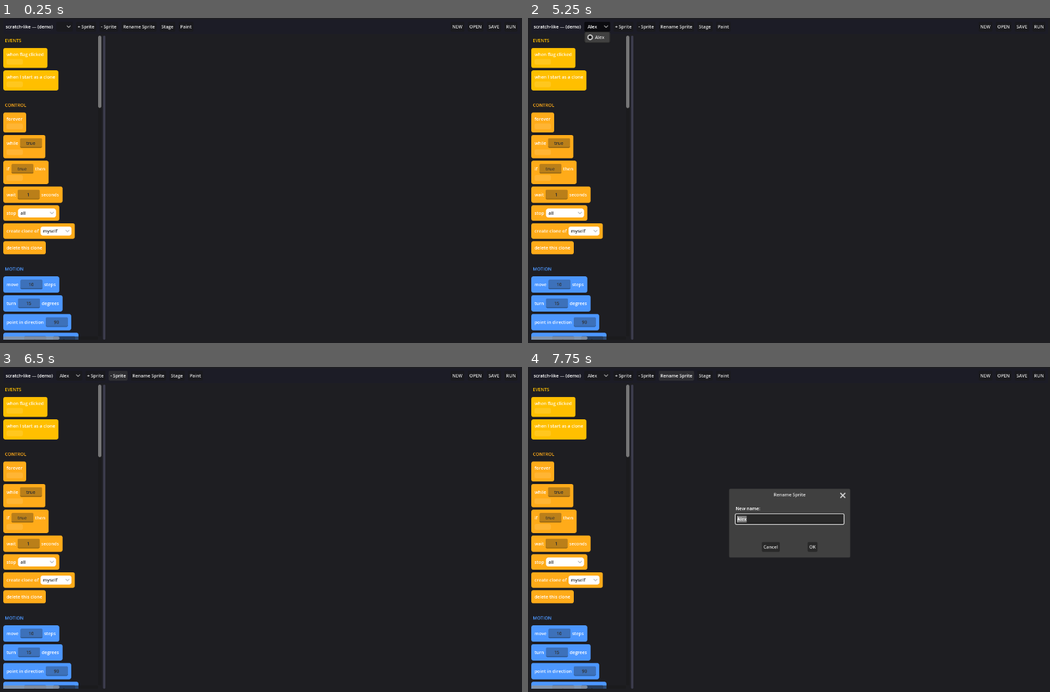
Above: before the commit, frames 1-4 (two rows, left to right).
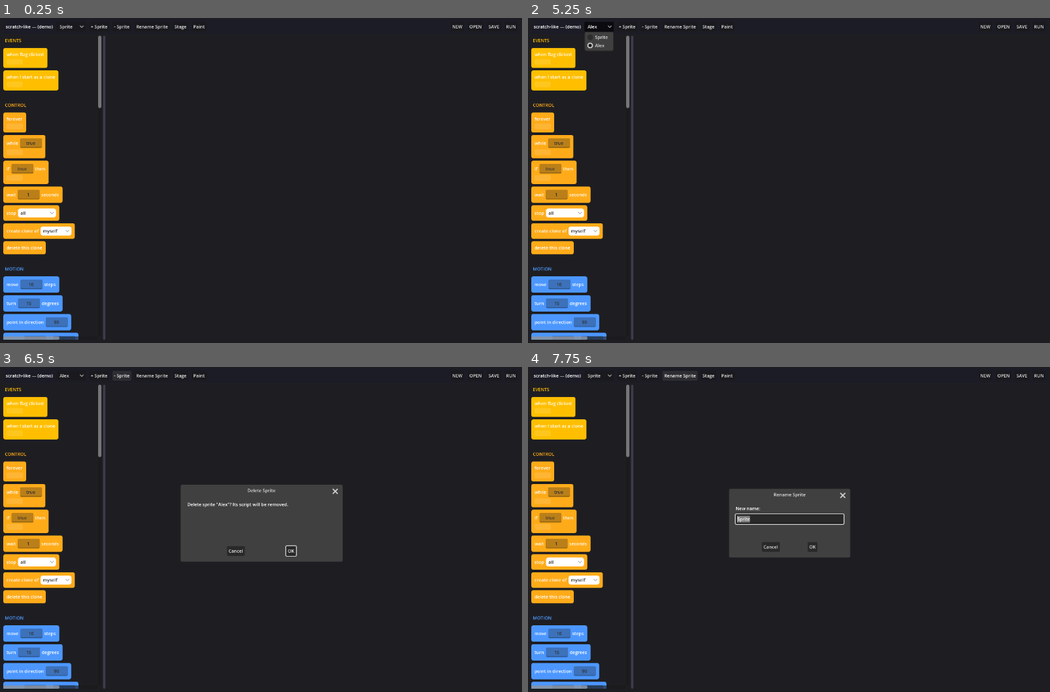
Above: after the commit, the same moments.

Repository: nedink/scratch-like
Game: Godot game, scene res://editor.tscn
Same seed, same stepped clock (60 frames per second), same inputs: the game is played once before the commit and once after it.
Inputs (mouse positions are in pixels of both pictures, inside the frame that each line leads up to; where the layout moved, square brackets give the same spot in the first picture):
- Up to frame 1 (0.25 s): no input
- Up to frame 2 (5.25 s): click (601, 27) [590, 27] at 0.5 s; click "NEW" at 1.25 s; click "NEW" at 2 s; click "+ Sprite" at 2.75 s; click (789, 170) at 3.52 s; type "Alex" at 3.6 s; click "OK" at 4.25 s; click "Alex" at 5 s
- Up to frame 3 (6.5 s): click "- Sprite" at 5.75 s
- Up to frame 4 (7.75 s): click (820, 552) at 6.5 s, where only the run after the commit has a clickable "OK"; click "Rename Sprite" at 7.25 s

The runs differ from the first frame. In frame 1, 0.2% of the frame differs, in the area x 11-40%, y 2-28%; in frame 2, 0.3%; in frame 3, 7.3%, in the area x 14-66%, y 2-60%; in frame 4, 0.2%.

Commit message:
New/blank project starts with one sprite named "Sprite"
Co-Authored-By: Claude Opus 4.8 <noreply@anthropic.com>

Diff:
--- a/scripts/editor.gd
+++ b/scripts/editor.gd
@@ -483,11 +483,11 @@
 		get_tree().quit()
 
 
-## Seed the working project **blank** — the default a fresh launch and NEW land on. There are no
-## sprites, variables, or lists; only the stage-level defaults (background + grid) come from
-## ProjectDefaults. The user builds from here: the blinking + Sprite button (see
-## _update_add_sprite_blink) prompts creating the first sprite. (The in-code Pong demo this used to seed
-## is gone — a demo worth keeping lives as a saved `.json` project, opened with OPEN.)
+## Seed the working project — the default a fresh launch and NEW land on. It starts with a single
+## sprite named "Sprite" (a grey placeholder at stage centre with an empty script — Scratch's fresh
+## project), no variables or lists, and the stage-level defaults (background + grid) from
+## ProjectDefaults. The user builds from there. (The in-code Pong demo this used to seed is gone — a
+## demo worth keeping lives as a saved `.json` project, opened with OPEN.)
 ##
 ## `_scripts` is the **living project** (M10): switching sprites and RUN persist the canvas's edits back
 ## here. Each `_scripts` entry is a full **sprite def** — {name, x, y, w, h, color, script} (M24) — so it
@@ -495,7 +495,10 @@
 ## / `_lists` are the editor-owned **mutable** models (M20/M44) the UI appends to; _on_run hands them to
 ## the Stage.
 func _seed_blank() -> void:
-	_scripts = []
+	var sprite := _DEFAULT_SPRITE.duplicate()
+	sprite["name"] = "Sprite"
+	sprite["script"] = []
+	_scripts = [sprite]
 	_variables = []
 	_lists = []
 	_background = ProjectDefaults.background()
Not shown, changed: HANDOFF.md
